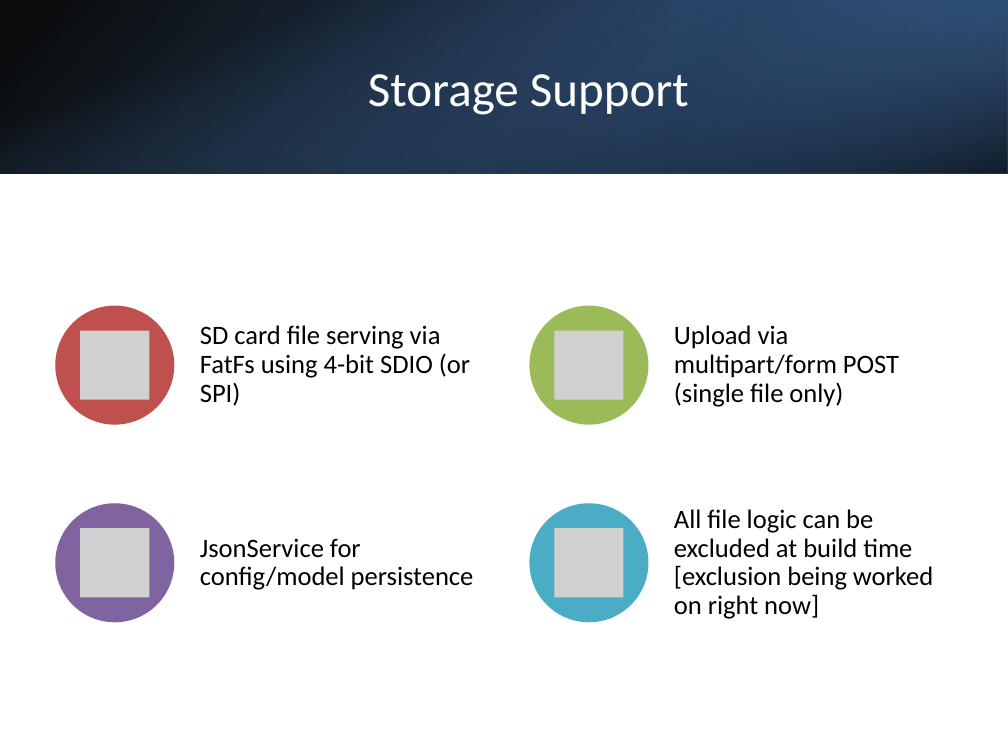
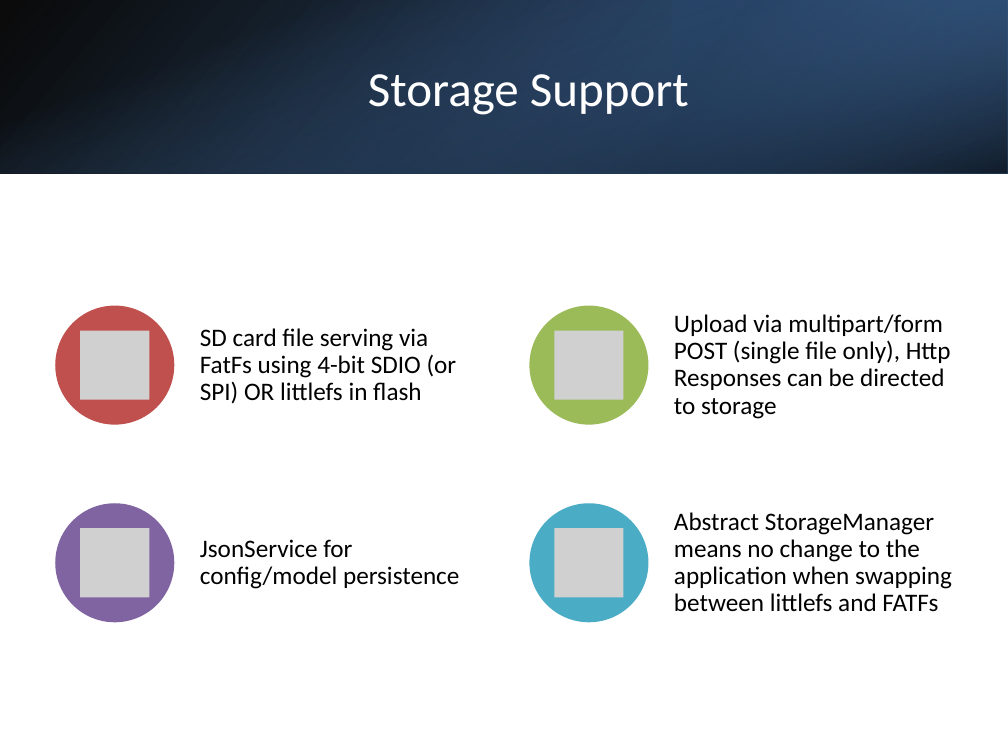
Before and after one commit to Pico-Framework/pico-framework, a slide deck: slide 17 of docs/picoframework_full_presentation_combined.pptx (slide 19 before the commit). Drawn at 1008x756 pixels with LibreOffice and Linux fonts; fonts in the diff are those of the drawing; grey boxes stand for pictures. Boxes give left, top, right and bottom in pixels: in the first picture for what was removed or moved away, otherwise in the second. Text is boxed around its words. In the diff, an @@ line names an element or a change of style, - is before the commit and + after.

```diff
--- a/docs/picoframework_full_presentation_combined.pptx
+++ b/docs/picoframework_full_presentation_combined.pptx
@@ text at [200,328,457,404]: text changed; size 19 to 18 pt @@
-SD card file serving via FatFs using 4-bit SDIO (or SPI)
+SD card file serving via FatFs using 4-bit SDIO (or SPI) OR littlefs in flash
@@ text at [674,314,951,419]: text changed; size 19 to 18 pt @@
-Upload via multipart/form POST (single file only)
+Upload via multipart/form POST (single file only), Http Responses can be directed to storage
@@ text "JsonService for config/model persistence" at [200,539,459,589]: size 19 to 18 pt @@
@@ text at [674,512,952,612]: text changed; size 19 to 18 pt @@
-All file logic can be excluded at build time [exclusion being worked on right now]
+Abstract StorageManager means no change to the application when swapping between littlefs and FATFs
```
Also in this commit, not shown: 9 other slides changed, 1 slide added, 3 slides removed, 3 other files.
